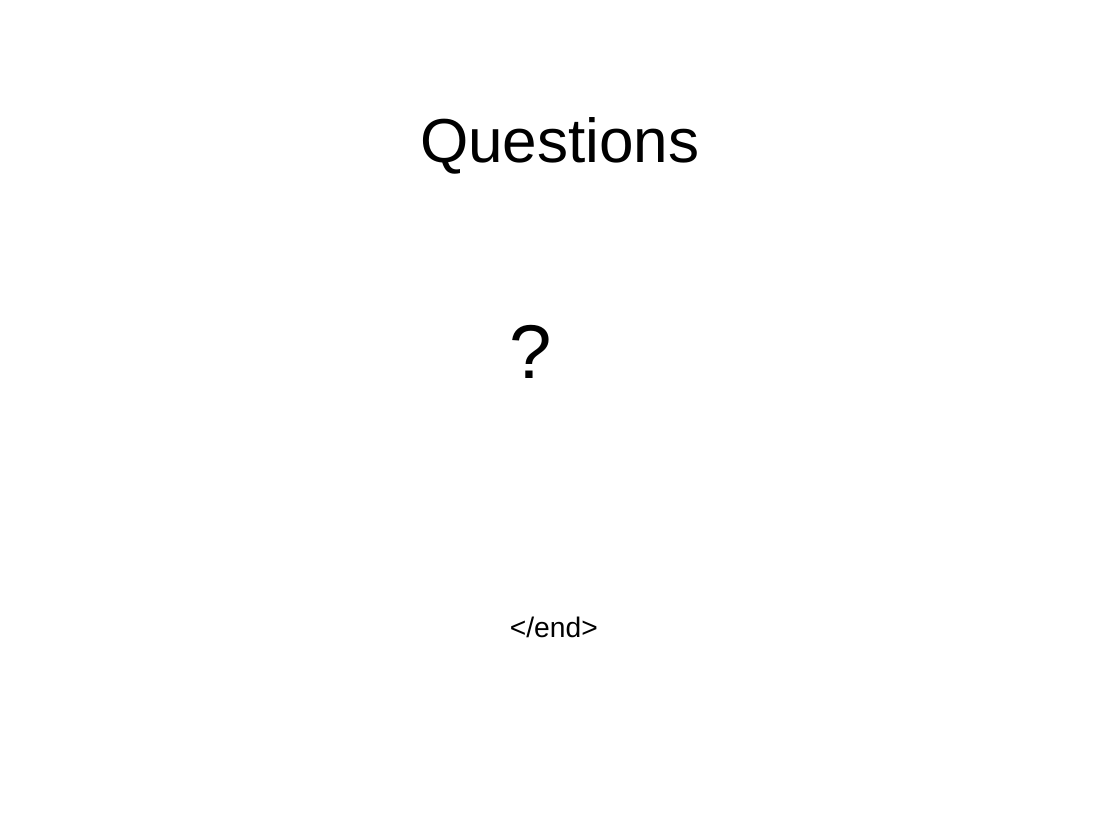
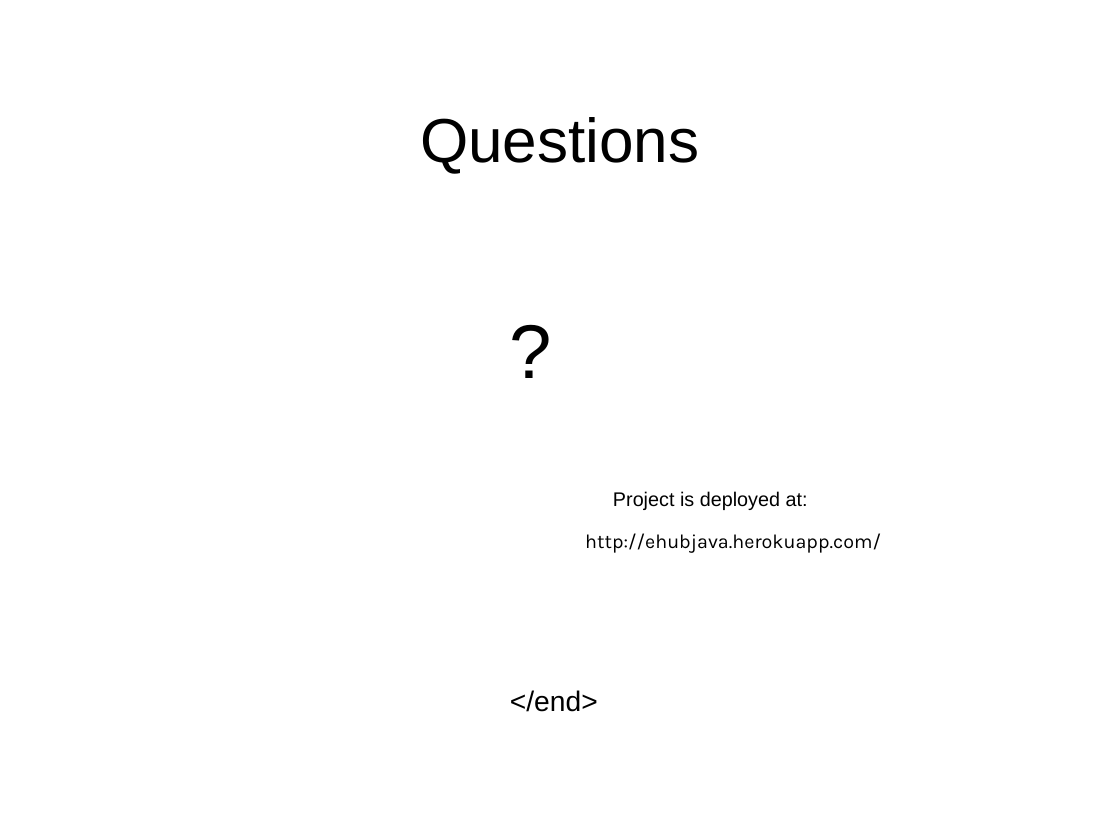
Before and after one commit to donstany/e-hub, a slide deck: slide 10 of Java_Web_Development_presentation.ppt. Drawn at 1120x840 pixels with LibreOffice and Linux fonts; fonts in the diff are those of the drawing; background and template pictures are left out. Boxes give left, top, right and bottom in pixels: in the first picture for what was removed or moved away, otherwise in the second. Text is boxed around its words. In the diff, an @@ line names an element or a change of style, - is before the commit and + after.

```diff
--- a/Java_Web_Development_presentation.ppt
+++ b/Java_Web_Development_presentation.ppt
@@ text at <box>585,491,881,553</box>: paragraphs added @@
+Project is deployed at:
+http://ehubjava.herokuapp.com/
```
Also in this commit, not shown: 3 other slides changed.
